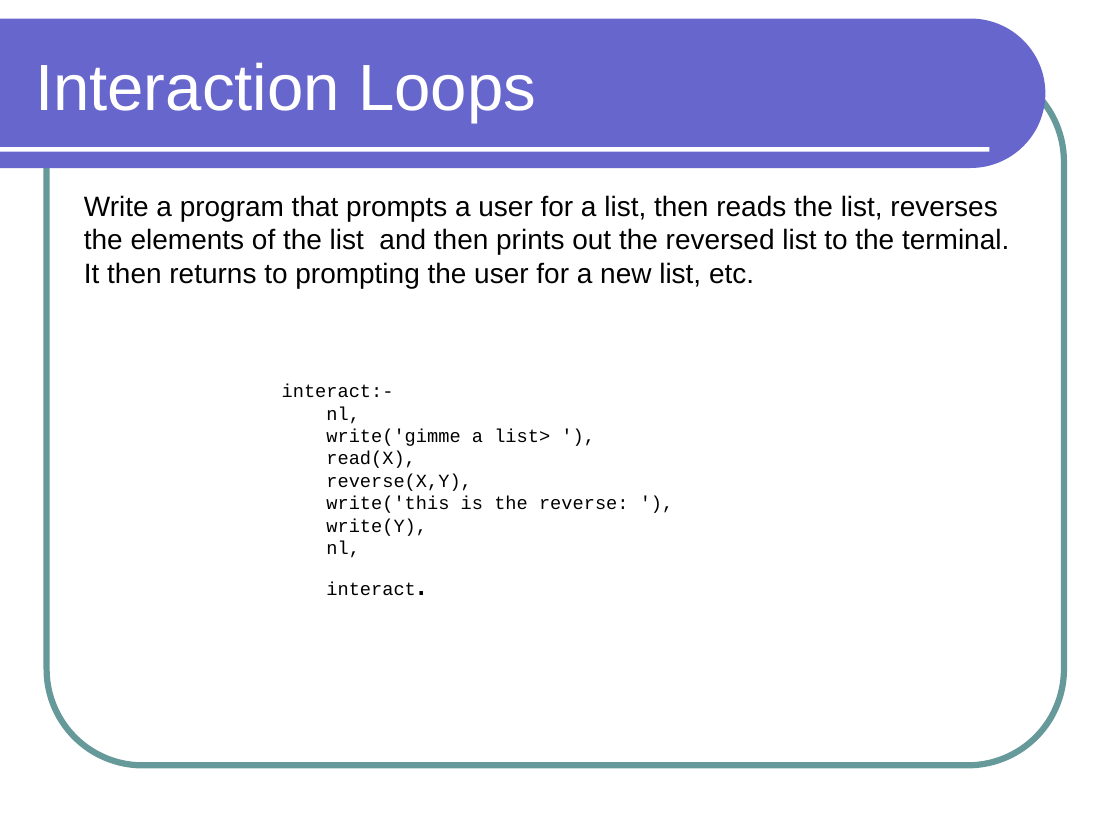
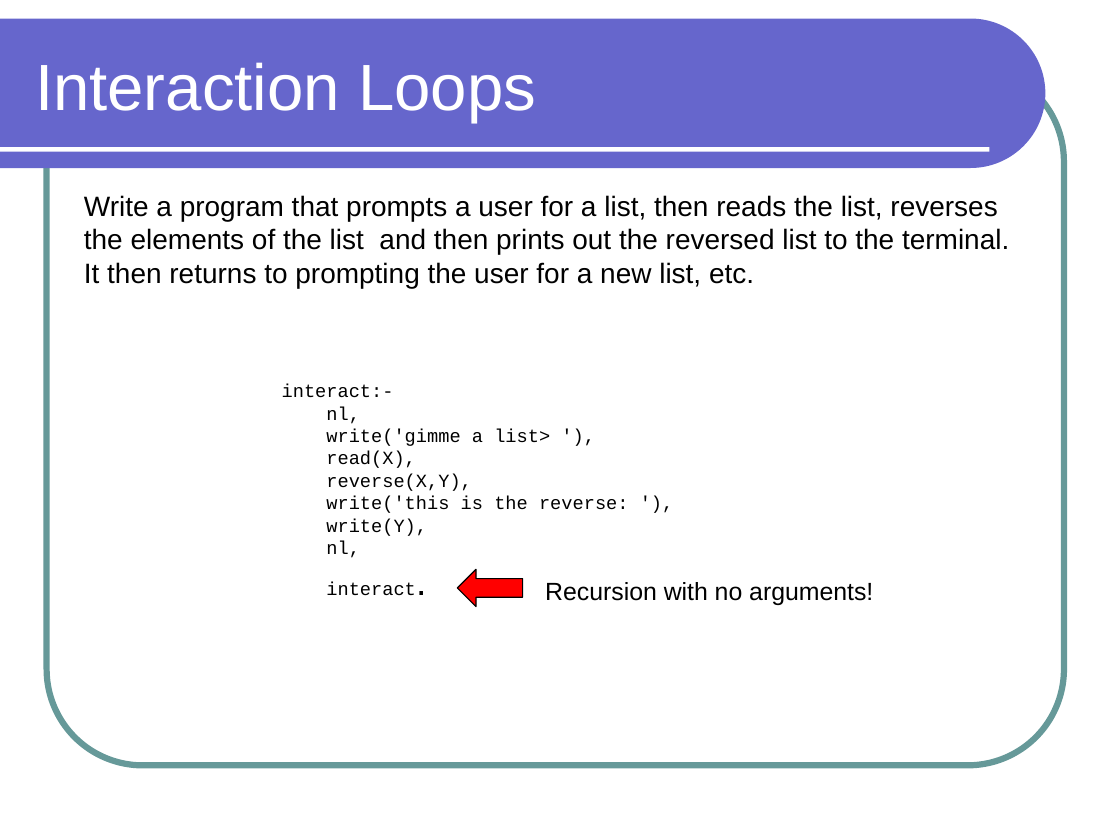
Before and after one commit to lutzhamel/CSC301, a slide deck: slide 1 of notes/csc301-ln023.ppt. Drawn at 1120x840 pixels with LibreOffice and Linux fonts; fonts in the diff are those of the drawing. Boxes give left, top, right and bottom in pixels: in the first picture for what was removed or moved away, otherwise in the second. Text is boxed around its words. In the diff, an @@ line names an element or a change of style, - is before the commit and + after.

```diff
--- a/notes/csc301-ln023.ppt
+++ b/notes/csc301-ln023.ppt
@@ left arrow added at <box>457,569,522,606</box>, fill #FF0000, outline #000000 0.74 pt @@
@@ text added at <box>545,582,873,605</box>, 16 pt, text #000000 @@
+Recursion with no arguments!
```
Also in this commit, not shown: 1 other slide changed, 1 other file.
